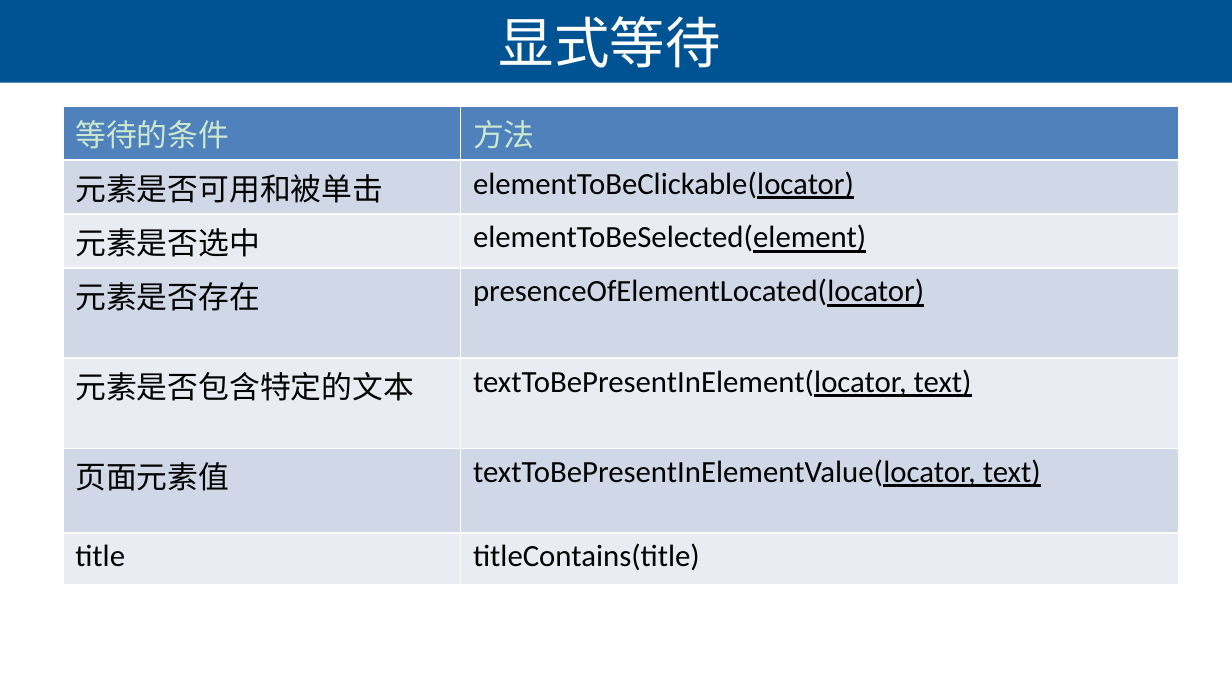
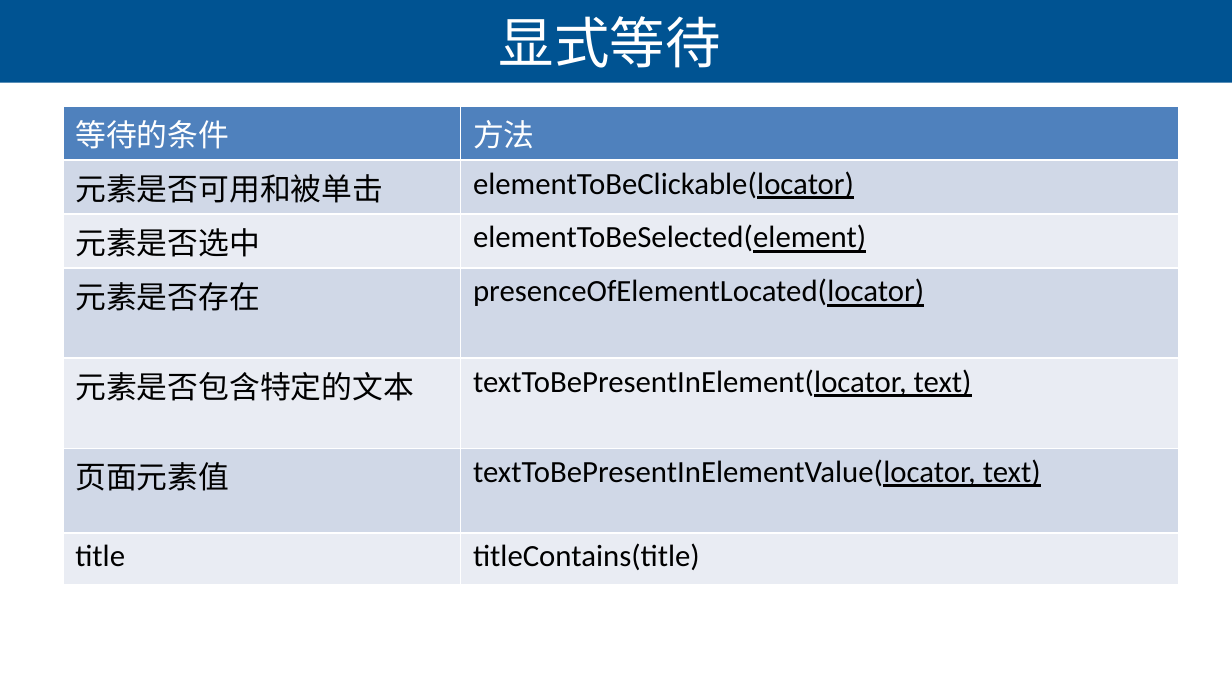
Before and after one commit to lihuanzhen2016/Selenium2019, a slide deck: slide 17 of PPT/05 WebDriver高级应用.pptx. Drawn at 1232x693 pixels with LibreOffice and Linux fonts; fonts in the diff are those of the drawing. Boxes give left, top, right and bottom in pixels: in the first picture for what was removed or moved away, otherwise in the second. Text is boxed around its words. In the diff, an @@ line names an element or a change of style, - is before the commit and + after.

```diff
--- a/PPT/05 WebDriver高级应用.pptx
+++ b/PPT/05 WebDriver高级应用.pptx
@@ background #CCE8CF to #FFFFFF @@
@@ table at box(63, 106, 1179, 580) @@
@@ text colour #CCE8CF to #FFFFFF in "等待的条件", "方法" @@
@@ borders changed @@
```
Also in this commit, not shown: 27 other slides changed, 2 slides added, 3 slides removed, 1 other file.
